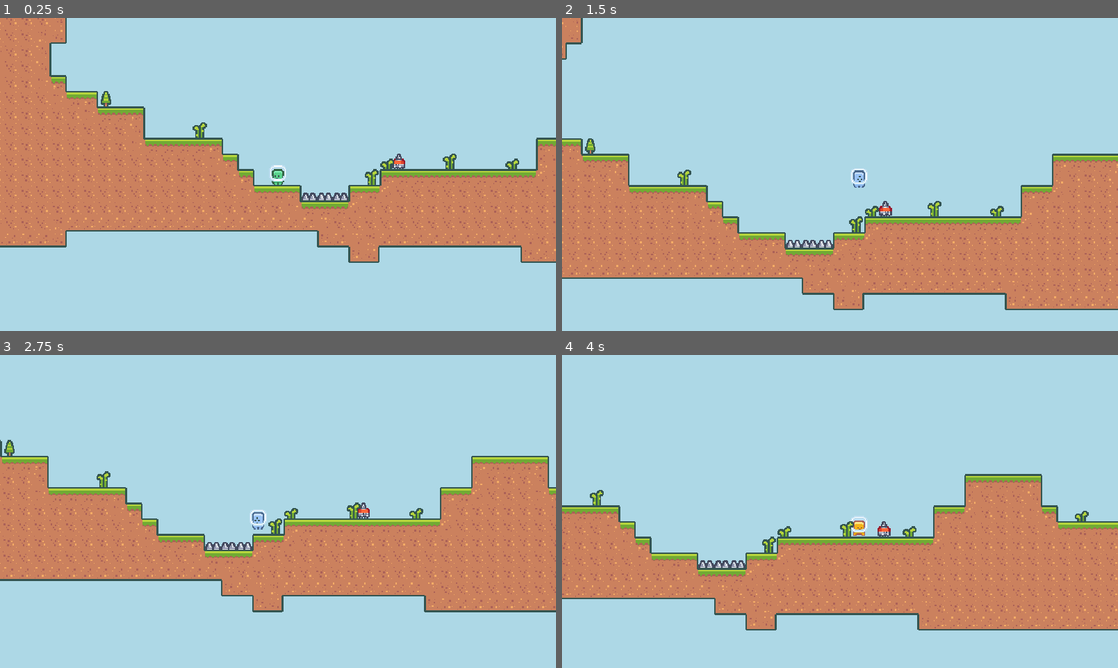
Above: before the commit, frames 1-4 (two rows, left to right).
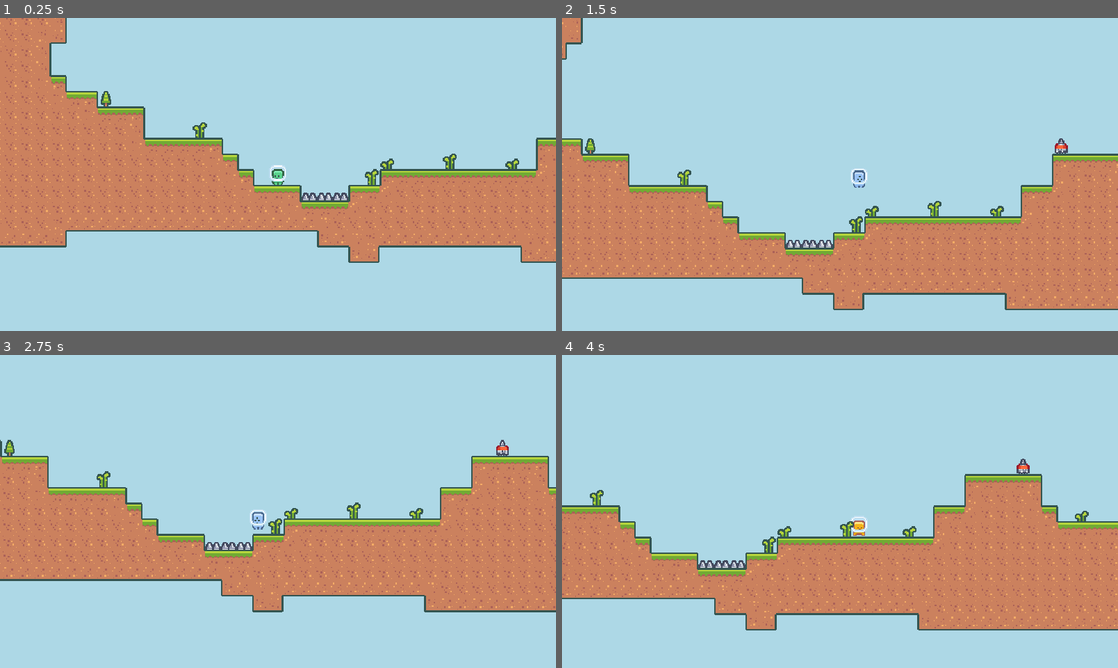
Above: after the commit, the same moments.

Repository: jrenato/pixel_platform
Game: Godot game, scene res://assets/world/world.tscn
Same seed, same stepped clock (60 frames per second), same inputs: the game is played once before the commit and once after it.
Inputs:
- Up to frame 1 (0.25 s): no input
- Up to frame 2 (1.5 s): hold D (move_right) from 0.53 s (still down); tap Tab (cycle_skin) at 0.6 s; tap Space (jump) at 0.77 s; tap E (dash) at 1.35 s
- Up to frame 3 (2.75 s): tap Space (jump) at 1.52 s; release D (move_right) at 2.03 s; hold A (move_left) from 2.03 s (still down); hold Shift (run) from 2.03 s (still down)
- Up to frame 4 (4 s): release A (move_left) at 2.78 s; release Shift (run) at 2.78 s; hold D (move_right) from 2.78 s (still down); tap Tab (cycle_skin) at 2.85 s; tap Space (jump) at 3.02, 3.77 s; tap E (dash) at 3.6 s

The runs differ from the first frame. In frame 1, less than 0.1% of the frame differs, in the area x 70-73%, y 43-49%; in frame 2, 0.2%, in the area x 57-91%, y 38-64%; in frame 3, 0.2%; in frame 4, 0.2%.

Commit message:
Improved collision layers and masks

Diff:
--- a/assets/hazards/spikes.tscn
+++ b/assets/hazards/spikes.tscn
@@ -7,6 +7,7 @@
 size = Vector2(14, 7)
 
 [node name="Spikes" type="Area2D"]
+collision_mask = 2
 script = ExtResource("1_8k0ki")
 
 [node name="Sprite2D" type="Sprite2D" parent="."]
--- a/assets/player/player.tscn
+++ b/assets/player/player.tscn
@@ -15,6 +15,8 @@
 height = 17.0
 
 [node name="Player" type="CharacterBody2D"]
+collision_layer = 2
+collision_mask = 3
 script = ExtResource("1_e6etg")
 
 [node name="CollisionShape2D" type="CollisionShape2D" parent="."]
--- a/assets/world/world.tscn
+++ b/assets/world/world.tscn
@@ -709,6 +709,7 @@
 [sub_resource type="TileSet" id="TileSet_bgncl"]
 tile_size = Vector2i(18, 18)
 physics_layer_0/collision_layer = 1
+physics_layer_0/collision_mask = 0
 terrain_set_0/mode = 0
 terrain_set_0/terrain_0/name = "Grass"
 terrain_set_0/terrain_0/color = Color(0.764706, 0.117647, 0, 1)
@@ -747,4 +748,4 @@
 position = Vector2(387, 342)
 
 [node name="Spikey" parent="." instance=ExtResource("5_m5mpe")]
-position = Vector2(460, 306)
+position = Vector2(696, 234)
--- a/project.godot
+++ b/project.godot
@@ -110,6 +110,11 @@
 ]
 }
 
+[layer_names]
+
+2d_physics/layer_1="World"
+2d_physics/layer_2="Characters"
+
 [physics]
 
 2d/default_gravity=490.0
